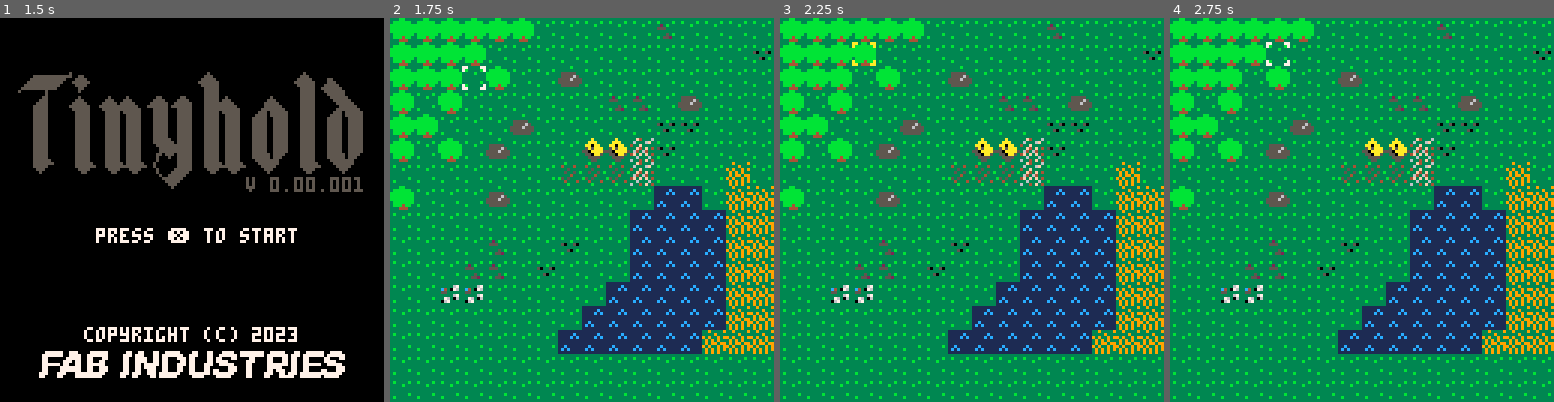
Above: before the commit, frames 1-4 (left to right).
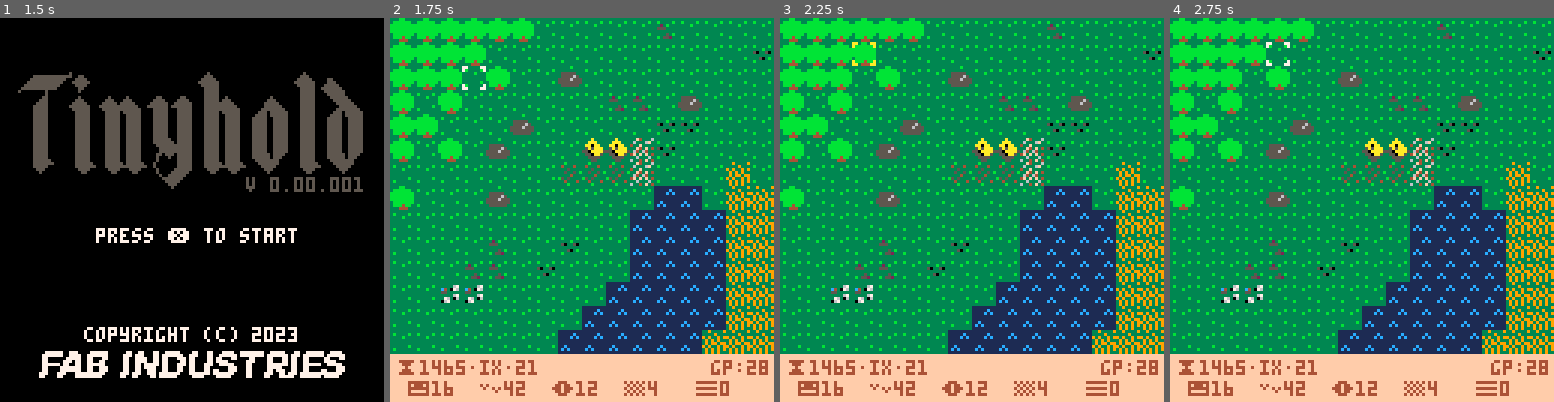
Above: after the commit, the same moments.

Repository: fab-industries/tinyhold
Game: PICO-8 cartridge tinyhold.p8
Two runs of this game, one before a commit and one after it. Both use one fixed random seed, a clock stepped at 60 frames per second and the inputs below.
Inputs:
- Up to frame 1 (1.5 s): tap X (X key) at 0.33, 1.07 s
- Up to frame 2 (1.75 s): hold Right from 1.6 s (still down)
- Up to frame 3 (2.25 s): tap X (X key) at 1.85 s; release Right at 2.1 s; hold Up from 2.15 s (still down)
- Up to frame 4 (2.75 s): release Up at 2.42 s; hold Right from 2.47 s (still down)

Frame 1 is identical in both runs. In frame 2, 12% of the frame differs, in the area x 0-100%, y 87-100%; in frame 3, 12%; in frame 4, 12%.

Commit message:
Added basic UI functions

Diff:
--- a/tinyhold.p8
+++ b/tinyhold.p8
@@ -89,6 +89,7 @@
  cls()
  draw_map()
  draw_cursor()
+ draw_ui()
 end
 -->8
 -- map code
@@ -103,9 +104,8 @@
  -- get the camera to follow
  -- the cursor
  mapx=flr(c.x/16)*16
- mapy=flr(c.y/16)*16
+ mapy=flr(c.y/14)*14
  camera(mapx*8,mapy*8)
-
  map (0,0,0,0,128,64)
 end
 
@@ -147,8 +147,8 @@
  if (btnp(⬆️)) newy-=1
  if (btnp(⬇️)) newy+=1
 
- c.x=mid(0,newx,127)
- c.y=mid(0,newy,63)
+ c.x=mid(0,newx,128)
+ c.y=mid(0,newy,64)
 
  if (is_tile(building,c.x,c.y)) then
   -- turn cursor yellow if on
@@ -161,6 +161,19 @@
   c.sprite=16
  end
 
+end
+-->8
+-- interface code
+
+function draw_ui()
+ camera()
+ rectfill(0,112,127,127,15)
+
+ gp="28"
+
+ print("⧗1465•ix•21",2,114,4)
+ print("gp:"..gp,(115-(#gp)*4),114,4)
+ print(" 😐16  ˇ42  ☉12  ▒4   ▤0  ",2,121,4)
 end
 __gfx__
 0000000033333333333bb3333333b3331111111133333333333333333393333933333333333a3333000000000000000000000000000000000000000000000000
@@ -191,21 +204,29 @@
 0000010101000002020200000000000000000000000000000000000000000000000000000000000000000000000000000000000000000000000000000000000000000000000000000000000000000000000000000000000000000000000000000000000000000000000000000000000000000000000000000000000000000000
 0000000000000000000000000000000000000000000000000000000000000000000000000000000000000000000000000000000000000000000000000000000000000000000000000000000000000000000000000000000000000000000000000000000000000000000000000000000000000000000000000000000000000000
 __map__
-0202020202020101010101050101010100000000000000000000000000000000000000000000000000000000000000000000000000000000000000000000000000000000000000000000000000000000000000000000000000000000000000000000000000000000000000000000000000000000000000000000000000000000
-0202020201010101010101010101010600000000000000000000000000000000000000000000000000000000000000000000000000000000000000000000000000000000000000000000000000000000000000000000000000000000000000000000000000000000000000000000000000000000000000000000000000000000
-0202020102010103010101010101010100000000000000000000000000000000000000000000000000000000000000000000000000000000000000000000000000000000000000000000000000000000000000000000000000000000000000000000000000000000000000000000000000000000000000000000000000000000
-0201020101010101010505010301010100000000000000000000000000000000000000000000000000000000000000000000000000000000000000000000000000000000000000000000000000000000000000000000000000000000000000000000000000000000000000000000000000000000000000000000000000000000
-0202010101030101010101060601010100000000000000000000000000000000000000000000000000000000000000000000000000000000000000000000000000000000000000000000000000000000000000000000000000000000000000000000000000000000000000000000000000000000000000000000000000000000
-0201020103010101090921060101010100000000000000000000000000000000000000000000000000000000000000000000000000000000000000000000000000000000000000000000000000000000000000000000000000000000000000000000000000000000000000000000000000000000000000000000000000000000
-0101010101010111111121010101070100000000000000000000000000000000000000000000000000000000000000000000000000000000000000000000000000000000000000000000000000000000000000000000000000000000000000000000000000000000000000000000000000000000000000000000000000000000
-0201010103010101010101040401070700000000000000000000000000000000000000000000000000000000000000000000000000000000000000000000000000000000000000000000000000000000000000000000000000000000000000000000000000000000000000000000000000000000000000000000000000000000
-0101010101010101010104040404070700000000000000000000000000000000000000000000000000000000000000000000000000000000000000000000000000000000000000000000000000000000000000000000000000000000000000000000000000000000000000000000000000000000000000000000000000000000
-0101010105010106010104040404070700000000000000000000000000000000000000000000000000000000000000000000000000000000000000000000000000000000000000000000000000000000000000000000000000000000000000000000000000000000000000000000000000000000000000000000000000000000
-0101010505010601010104040404070700000000000000000000000000000000000000000000000000000000000000000000000000000000000000000000000000000000000000000000000000000000000000000000000000000000000000000000000000000000000000000000000000000000000000000000000000000000
-0101080801010101010404040404070700000000000000000000000000000000000000000000000000000000000000000000000000000000000000000000000000000000000000000000000000000000000000000000000000000000000000000000000000000000000000000000000000000000000000000000000000000000
-0101010101010101040404040404070700000000000000000000000000000000000000000000000000000000000000000000000000000000000000000000000000000000000000000000000000000000000000000000000000000000000000000000000000000000000000000000000000000000000000000000000000000000
-0101010101010104040404040407070700000000000000000000000000000000000000000000000000000000000000000000000000000000000000000000000000000000000000000000000000000000000000000000000000000000000000000000000000000000000000000000000000000000000000000000000000000000
-0101010101010101010101010101010100000000000000000000000000000000000000000000000000000000000000000000000000000000000000000000000000000000000000000000000000000000000000000000000000000000000000000000000000000000000000000000000000000000000000000000000000000000
-0101010101010101010101010101010100000000000000000000000000000000000000000000000000000000000000000000000000000000000000000000000000000000000000000000000000000000000000000000000000000000000000000000000000000000000000000000000000000000000000000000000000000000
-
-
+0202020202020101010101050101010101010101010100000000000000000000000000000000000000000000000000000000000000000000000000000000000000000000000000000000000000000000000000000000000000000000000000000000000000000000000000000000000000000000000000000000000000000000
+0202020201010101010101010101010601010101010100000000000000000000000000000000000000000000000000000000000000000000000000000000000000000000000000000000000000000000000000000000000000000000000000000000000000000000000000000000000000000000000000000000000000000000
+0202020102010103010101010101010101010101010100000000000000000000000000000000000000000000000000000000000000000000000000000000000000000000000000000000000000000000000000000000000000000000000000000000000000000000000000000000000000000000000000000000000000000000
+0201020101010101010505010301010101010101010100000000000000000000000000000000000000000000000000000000000000000000000000000000000000000000000000000000000000000000000000000000000000000000000000000000000000000000000000000000000000000000000000000000000000000000
+0202010101030101010101060601010101010101010100000000000000000000000000000000000000000000000000000000000000000000000000000000000000000000000000000000000000000000000000000000000000000000000000000000000000000000000000000000000000000000000000000000000000000000
+0201020103010101090921060101010101010101010100000000000000000000000000000000000000000000000000000000000000000000000000000000000000000000000000000000000000000000000000000000000000000000000000000000000000000000000000000000000000000000000000000000000000000000
+0101010101010111111121010101070101010101010100000000000000000000000000000000000000000000000000000000000000000000000000000000000000000000000000000000000000000000000000000000000000000000000000000000000000000000000000000000000000000000000000000000000000000000
+0201010103010101010101040401070701010101010100000000000000000000000000000000000000000000000000000000000000000000000000000000000000000000000000000000000000000000000000000000000000000000000000000000000000000000000000000000000000000000000000000000000000000000
+0101010101010101010104040404070701010101010100000000000000000000000000000000000000000000000000000000000000000000000000000000000000000000000000000000000000000000000000000000000000000000000000000000000000000000000000000000000000000000000000000000000000000000
+0101010105010106010104040404070701010101010100000000000000000000000000000000000000000000000000000000000000000000000000000000000000000000000000000000000000000000000000000000000000000000000000000000000000000000000000000000000000000000000000000000000000000000
+0101010505010601010104040404070701010101010100000000000000000000000000000000000000000000000000000000000000000000000000000000000000000000000000000000000000000000000000000000000000000000000000000000000000000000000000000000000000000000000000000000000000000000
+0101080801010101010404040404070701010101010100000000000000000000000000000000000000000000000000000000000000000000000000000000000000000000000000000000000000000000000000000000000000000000000000000000000000000000000000000000000000000000000000000000000000000000
+0101010101010101040404040404070701010101010100000000000000000000000000000000000000000000000000000000000000000000000000000000000000000000000000000000000000000000000000000000000000000000000000000000000000000000000000000000000000000000000000000000000000000000
+0101010101010104040404040407070701010101010100000000000000000000000000000000000000000000000000000000000000000000000000000000000000000000000000000000000000000000000000000000000000000000000000000000000000000000000000000000000000000000000000000000000000000000
+0101010101010101010102010101010101010101010100000000000000000000000000000000000000000000000000000000000000000000000000000000000000000000000000000000000000000000000000000000000000000000000000000000000000000000000000000000000000000000000000000000000000000000
+0101010101010101010101010101010101010101010100000000000000000000000000000000000000000000000000000000000000000000000000000000000000000000000000000000000000000000000000000000000000000000000000000000000000000000000000000000000000000000000000000000000000000000
+0101010101010101010102020101010101010101010100000000000000000000000000000000000000000000000000000000000000000000000000000000000000000000000000000000000000000000000000000000000000000000000000000000000000000000000000000000000000000000000000000000000000000000
+0101010101010101010101010101010101010101010100000000000000000000000000000000000000000000000000000000000000000000000000000000000000000000000000000000000000000000000000000000000000000000000000000000000000000000000000000000000000000000000000000000000000000000
+0101010101010101010102020201010101010101010100000000000000000000000000000000000000000000000000000000000000000000000000000000000000000000000000000000000000000000000000000000000000000000000000000000000000000000000000000000000000000000000000000000000000000000
+0101010101010101010101010101010101010101010100000000000000000000000000000000000000000000000000000000000000000000000000000000000000000000000000000000000000000000000000000000000000000000000000000000000000000000000000000000000000000000000000000000000000000000
+0101010101010101010102020202010101010101010100000000000000000000000000000000000000000000000000000000000000000000000000000000000000000000000000000000000000000000000000000000000000000000000000000000000000000000000000000000000000000000000000000000000000000000
+0101010101010101010101010101010101010101010100000000000000000000000000000000000000000000000000000000000000000000000000000000000000000000000000000000000000000000000000000000000000000000000000000000000000000000000000000000000000000000000000000000000000000000
+0101010101010101010101010101010101010101010100000000000000000000000000000000000000000000000000000000000000000000000000000000000000000000000000000000000000000000000000000000000000000000000000000000000000000000000000000000000000000000000000000000000000000000
+0101010101010101010101010101010101010101010100000000000000000000000000000000000000000000000000000000000000000000000000000000000000000000000000000000000000000000000000000000000000000000000000000000000000000000000000000000000000000000000000000000000000000000
+
+
